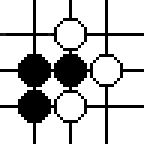
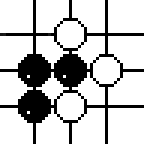
Layers edited between the first and the second 144 × 144 image:
painted on "chess" over [27, 75, 66, 114]
